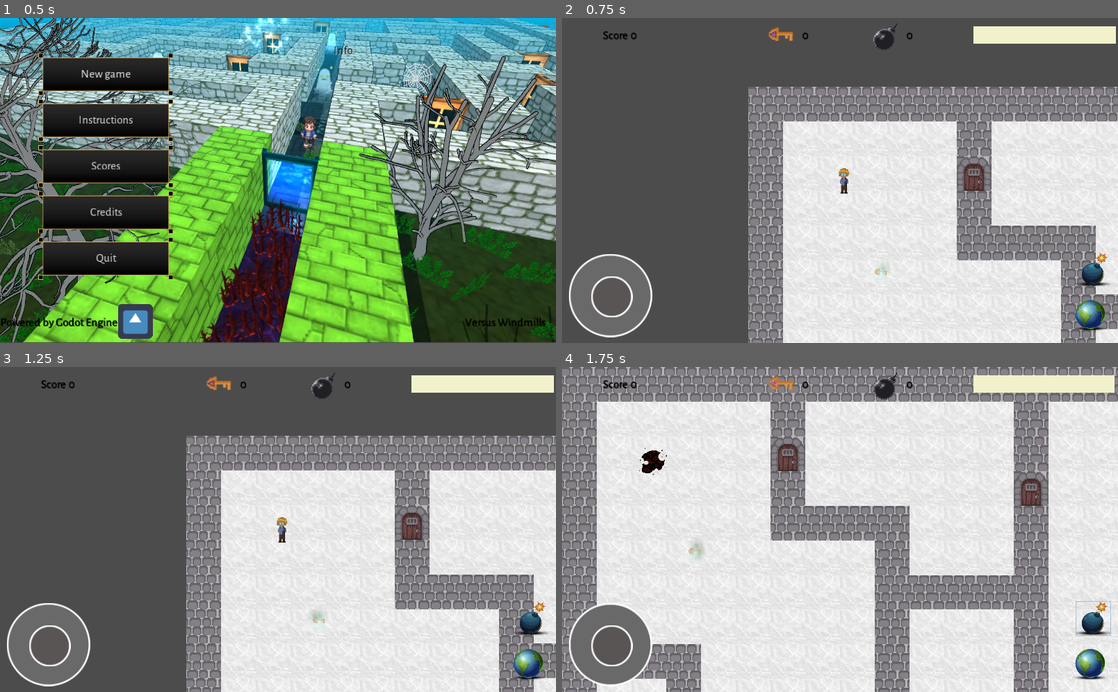
Above: before the commit, frames 1-4 (two rows, left to right).
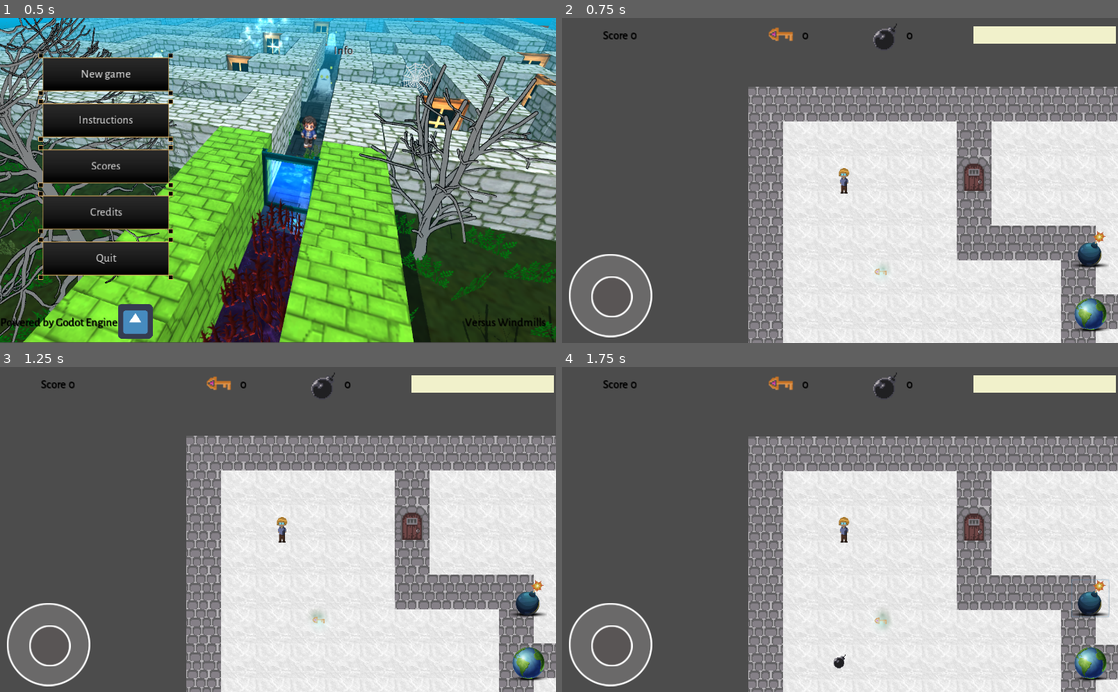
Above: after the commit, the same moments.

Repository: rogerdv/labyrinth
Game: Godot game, scene res://Scenes/main_menu.tscn
Two runs of this game, one before a commit and one after it. Both use one fixed random seed, a clock stepped at 60 frames per second and the inputs below. The engine's default icon, where the game draws it, is replaced by a stand-in: a white triangle on a blue panel in a dark square.
Inputs (mouse positions are in pixels of both pictures, inside the frame that each line leads up to; where the layout moved, square brackets give the same spot in the first picture):
- Up to frame 1 (0.5 s): no input
- Up to frame 2 (0.75 s): click "New game" at 0.5 s
- Up to frame 3 (1.25 s): no input
- Up to frame 4 (1.75 s): click (1090, 597) [1095, 617] at 1.25 s

Frame 1 is identical in both runs. In frame 2, 0.8% of the frame differs, in the area x 91-99%, y 65-97%; in frame 3, 0.8%; in frame 4, 65%, in the area x 0-100%, y 0-100%.
Error after the commit: Parse Error: Can't preload resource at path: res://UI/QuestionPanel.tscn (res://Scripts/GetCollider.gd:26)

Commit message:
Added pause menu and some UI fixes in several places

Diff:
--- a/Scenes/transition.tscn
+++ b/Scenes/transition.tscn
@@ -20,8 +20,8 @@
 anchor_bottom = 0.928
 margin_left = 46.552
 margin_top = 19.2
-margin_right = -32.576
-margin_bottom = 0.199951
+margin_right = -47.576
+margin_bottom = 0.200012
 theme = ExtResource( 2 )
 text = "tap"
 __meta__ = {
@@ -42,18 +42,20 @@
 }
 
 [node name="Label" type="Label" parent="HBoxContainer"]
-margin_top = 12.0
-margin_right = 43.0
-margin_bottom = 26.0
+margin_top = 6.0
+margin_right = 56.0
+margin_bottom = 33.0
+theme = ExtResource( 2 )
 text = "totalsc"
 align = 1
 valign = 1
 
 [node name="val" type="Label" parent="HBoxContainer"]
-margin_left = 47.0
-margin_top = 12.0
-margin_right = 51.0
-margin_bottom = 26.0
+margin_left = 60.0
+margin_top = 6.0
+margin_right = 65.0
+margin_bottom = 33.0
+theme = ExtResource( 2 )
 text = ":"
 
 [node name="TextureProgress" type="TextureProgress" parent="."]
@@ -61,9 +63,8 @@
 anchor_top = 0.695
 anchor_right = 0.661
 anchor_bottom = 0.748
-margin_left = 33.008
-margin_top = -3.05176e-05
-margin_right = -22.864
+margin_left = 42.008
+margin_right = -35.864
 margin_bottom = 0.199982
 texture_under = ExtResource( 3 )
 texture_progress = ExtResource( 4 )
--- a/Scripts/SceneInfo.gd
+++ b/Scripts/SceneInfo.gd
@@ -7,7 +7,7 @@
 var timer:float = 0
 var mapviews:int = 0
 var mapmode:bool = false
-
+var PauseMenuScene = preload("res://UI/PauseMenu.tscn")
 
 func _ready() -> void:
 	Start = get_node("../player").position
@@ -34,8 +34,8 @@
 		elif 	event.scancode == KEY_F6:
 			GameInstance.LoadGame()
 		elif event.scancode == KEY_ESCAPE:
-			GameInstance.SaveGame()
-			get_tree().change_scene("res://Scenes/main_menu.tscn")
+			GameInstance.paused = true
+			get_node("../CanvasLayer").add_child(PauseMenuScene.instance())
 		#elif event.scancode == KEY_SPACE:
 		#	get_node("../player").FireBomb()
 
@@ -59,5 +59,5 @@
 
 
 func _on_Back_pressed():
-	GameInstance.SaveGame()
-	get_tree().change_scene("res://Scenes/main_menu.tscn")
+	GameInstance.paused = true
+	get_node("../CanvasLayer").add_child(PauseMenuScene.instance())
--- a/Scripts/UI/QuestionPanel.gd
+++ b/Scripts/UI/QuestionPanel.gd
@@ -44,11 +44,14 @@
 			if mode == 1: 	# failed the question
 				# re-enable collision detection
 				get_parent().get_node("../player").ToggleCollision(false)
+				GameInstance.paused = false
 				queue_free()
 			else:
 				# ghost mode, go back to start
 				var start = get_parent().get_node("../SceneInfo").Start
 				get_parent().get_node("../player").position = start
+				get_parent().get_node("../player").ToggleCollision(false)
+				GameInstance.paused = false
 				queue_free()
 
 
@@ -80,3 +83,16 @@
 
 	GameInstance.paused = false
 	queue_free()
+
+
+func _on_UseKey_pressed() -> void:
+	if GameInstance.keys>0:
+		GameInstance.keys-=1
+		GameInstance.KeysUsed+=1
+	if mode == 1:
+			tmap.set_cell(x, y, 3)
+	else:
+		ghost.queue_free()
+	get_parent().get_node("../player").ToggleCollision(false)
+	GameInstance.paused = false
+	queue_free()
--- a/Scripts/player.gd
+++ b/Scripts/player.gd
@@ -140,4 +140,4 @@
 	b.dir = vec
 
 	get_parent().add_child(b)
-	b.position = position + vec * 20
+	b.position = position + vec * 25
--- /dev/null
+++ b/UI/PauseMenu.tscn
@@ -0,0 +1,64 @@
+[gd_scene load_steps=3 format=2]
+
+[ext_resource path="res://UI/lab_theme.tres" type="Theme" id=1]
+[ext_resource path="res://Scripts/UI/PauseMenuUI.gd" type="Script" id=2]
+
+[node name="PauseMenu" type="Control"]
+anchor_right = 1.0
+anchor_bottom = 1.0
+script = ExtResource( 2 )
+__meta__ = {
+"_edit_use_anchors_": false
+}
+
+[node name="PanelContainer" type="PanelContainer" parent="."]
+anchor_left = 0.5
+anchor_top = 0.5
+anchor_right = 0.5
+anchor_bottom = 0.5
+margin_left = -79.0
+margin_top = -41.0
+margin_right = 80.0
+margin_bottom = 46.0
+__meta__ = {
+"_edit_use_anchors_": false
+}
+
+[node name="VBoxContainer" type="VBoxContainer" parent="PanelContainer"]
+margin_left = 7.0
+margin_top = 7.0
+margin_right = 152.0
+margin_bottom = 80.0
+custom_constants/separation = 2
+
+[node name="Label" type="Label" parent="PanelContainer/VBoxContainer"]
+margin_right = 145.0
+margin_bottom = 51.0
+size_flags_horizontal = 3
+size_flags_vertical = 3
+theme = ExtResource( 1 )
+text = "confirm_exit"
+align = 1
+valign = 1
+
+[node name="HBoxContainer" type="HBoxContainer" parent="PanelContainer/VBoxContainer"]
+margin_top = 53.0
+margin_right = 145.0
+margin_bottom = 73.0
+size_flags_horizontal = 3
+custom_constants/separation = 3
+
+[node name="yes" type="Button" parent="PanelContainer/VBoxContainer/HBoxContainer"]
+margin_right = 71.0
+margin_bottom = 20.0
+size_flags_horizontal = 3
+text = "yes"
+
+[node name="no" type="Button" parent="PanelContainer/VBoxContainer/HBoxContainer"]
+margin_left = 74.0
+margin_right = 145.0
+margin_bottom = 20.0
+size_flags_horizontal = 3
+text = "no"
+[connection signal="pressed" from="PanelContainer/VBoxContainer/HBoxContainer/yes" to="." method="_on_yes_pressed"]
+[connection signal="pressed" from="PanelContainer/VBoxContainer/HBoxContainer/no" to="." method="_on_no_pressed"]
--- a/UI/QuestionPanel.tscn
+++ b/UI/QuestionPanel.tscn
@@ -1,12 +1,14 @@
-[gd_scene load_steps=9 format=2]
+[gd_scene load_steps=14 format=2]
 
 [ext_resource path="res://Images/panel.png" type="Texture" id=1]
 [ext_resource path="res://Scripts/UI/focus_control.gd" type="Script" id=2]
 [ext_resource path="res://Scripts/UI/QuestionPanel.gd" type="Script" id=3]
 [ext_resource path="res://UI/buttonstyle_normal.tres" type="StyleBox" id=4]
 [ext_resource path="res://UI/buttonstyle_pressed.tres" type="StyleBox" id=5]
-[ext_resource path="res://UI/ale_dynamicfont.tres" type="DynamicFont" id=6]
+[ext_resource path="res://UI/ale-regular-med.tres" type="DynamicFont" id=6]
 [ext_resource path="res://UI/lab_theme.tres" type="Theme" id=7]
+[ext_resource path="res://Images/Key.png" type="Texture" id=8]
+[ext_resource path="res://Scripts/UI/UseKeyButton.gd" type="Script" id=9]
 
 [sub_resource type="StyleBoxTexture" id=1]
 texture = ExtResource( 1 )
@@ -15,6 +17,12 @@
 margin_right = 48.5476
 margin_top = 49.4539
 margin_bottom = 54.8179
+
+[sub_resource type="StyleBoxFlat" id=2]
+
+[sub_resource type="StyleBoxFlat" id=3]
+
+[sub_resource type="StyleBoxFlat" id=4]
 
 [node name="Control" type="Control"]
 anchor_right = 1.0
@@ -29,10 +37,10 @@
 anchor_top = 0.5
 anchor_right = 0.5
 anchor_bottom = 0.5
-margin_left = -291.5
-margin_top = -212.5
-margin_right = 291.5
-margin_bottom = 212.5
+margin_left = -333.0
+margin_top = -258.0
+margin_right = 337.0
+margin_bottom = 263.0
 custom_styles/panel = SubResource( 1 )
 __meta__ = {
 "_edit_use_anchors_": false
@@ -41,40 +49,37 @@
 [node name="VBoxContainer" type="VBoxContainer" parent="PanelContainer"]
 margin_left = 47.6454
 margin_top = 49.4539
-margin_right = 534.452
-margin_bottom = 370.182
+margin_right = 621.452
+margin_bottom = 466.182
 size_flags_horizontal = 3
 size_flags_vertical = 3
 custom_constants/separation = 4
 
 [node name="question" type="Label" parent="PanelContainer/VBoxContainer"]
-margin_right = 486.0
-margin_bottom = 35.0
+margin_right = 573.0
+margin_bottom = 62.0
 rect_min_size = Vector2( 485, 30 )
 size_flags_horizontal = 3
 size_flags_vertical = 3
+theme = ExtResource( 7 )
 custom_fonts/font = ExtResource( 6 )
+custom_colors/font_color = Color( 0.968627, 0.933333, 0.933333, 1 )
 text = "AAAA Here goes the very long question text BBB???"
 autowrap = true
 
 [node name="topic" type="Label" parent="PanelContainer/VBoxContainer"]
-margin_top = 39.0
-margin_right = 486.0
-margin_bottom = 74.0
-rect_min_size = Vector2( 200, 25 )
+margin_top = 66.0
+margin_right = 573.0
+margin_bottom = 81.0
+rect_min_size = Vector2( 200, 15 )
 size_flags_horizontal = 3
-size_flags_vertical = 3
+size_flags_vertical = 1
 text = "topic"
 
-[node name="Label" type="Label" parent="PanelContainer/VBoxContainer"]
-margin_top = 78.0
-margin_right = 486.0
-margin_bottom = 92.0
-
 [node name="a1" type="Button" parent="PanelContainer/VBoxContainer"]
-margin_top = 96.0
-margin_right = 486.0
-margin_bottom = 139.458
+margin_top = 85.0
+margin_right = 573.0
+margin_bottom = 148.0
 rect_min_size = Vector2( 400, 35 )
 focus_neighbour_top = NodePath("../a4")
 focus_neighbour_bottom = NodePath("../a2")
@@ -87,9 +92,9 @@
 script = ExtResource( 2 )
 
 [node name="a2" type="Button" parent="PanelContainer/VBoxContainer"]
-margin_top = 143.0
-margin_right = 486.0
-margin_bottom = 186.458
+margin_top = 152.0
+margin_right = 573.0
+margin_bottom = 214.0
 rect_min_size = Vector2( 400, 35 )
 focus_neighbour_top = NodePath("../a1")
 focus_neighbour_bottom = NodePath("../a3")
@@ -101,9 +106,9 @@
 custom_styles/normal = ExtResource( 4 )
 
 [node name="a3" type="Button" parent="PanelContainer/VBoxContainer"]
-margin_top = 190.0
-margin_right = 486.0
-margin_bottom = 233.458
+margin_top = 218.0
+margin_right = 573.0
+margin_bottom = 281.0
 rect_min_size = Vector2( 400, 35 )
 focus_neighbour_top = NodePath("../a2")
 focus_neighbour_bottom = NodePath("../a4")
@@ -115,9 +120,9 @@
 custom_styles/normal = ExtResource( 4 )
 
 [node name="a4" type="Button" parent="PanelContainer/VBoxContainer"]
-margin_top = 237.0
-margin_right = 486.0
-margin_bottom = 280.458
+margin_top = 285.0
+margin_right = 573.0
+margin_bottom = 347.0
 rect_min_size = Vector2( 400, 35 )
 focus_neighbour_top = NodePath("../a3")
 focus_neighbour_bottom = NodePath("../a1")
@@ -129,16 +134,33 @@
 custom_styles/normal = ExtResource( 4 )
 
 [node name="HBoxContainer" type="HBoxContainer" parent="PanelContainer/VBoxContainer"]
-margin_top = 284.0
-margin_right = 486.0
-margin_bottom = 320.0
+margin_top = 351.0
+margin_right = 573.0
+margin_bottom = 415.0
 size_flags_horizontal = 3
-size_flags_vertical = 3
+custom_constants/separation = 10
 
 [node name="time" type="Label" parent="PanelContainer/VBoxContainer/HBoxContainer"]
-margin_top = 11.0
-margin_bottom = 25.0
+margin_top = 16.0
+margin_right = 11.0
+margin_bottom = 48.0
+theme = ExtResource( 7 )
+custom_fonts/font = ExtResource( 6 )
+custom_colors/font_color = Color( 0.94902, 0.913725, 0.913725, 1 )
+text = "7"
+valign = 1
+
+[node name="UseKey" type="Button" parent="PanelContainer/VBoxContainer/HBoxContainer"]
+margin_left = 21.0
+margin_right = 85.0
+margin_bottom = 64.0
+custom_styles/hover = SubResource( 2 )
+custom_styles/pressed = SubResource( 3 )
+custom_styles/normal = SubResource( 4 )
+icon = ExtResource( 8 )
+script = ExtResource( 9 )
 [connection signal="pressed" from="PanelContainer/VBoxContainer/a1" to="." method="AnswerPressed" binds= [ 0 ]]
 [connection signal="pressed" from="PanelContainer/VBoxContainer/a2" to="." method="AnswerPressed" binds= [ 1 ]]
 [connection signal="pressed" from="PanelContainer/VBoxContainer/a3" to="." method="AnswerPressed" binds= [ 2 ]]
 [connection signal="pressed" from="PanelContainer/VBoxContainer/a4" to="." method="AnswerPressed" binds= [ 3 ]]
+[connection signal="pressed" from="PanelContainer/VBoxContainer/HBoxContainer/UseKey" to="." method="_on_UseKey_pressed"]
--- a/UI/UI.tscn
+++ b/UI/UI.tscn
@@ -52,14 +52,15 @@
 }
 
 [node name="Fire" type="Button" parent="."]
-anchor_left = 0.908
-anchor_top = 0.704
-anchor_right = 0.983
-anchor_bottom = 0.826
-margin_left = 13.2079
-margin_top = 9.59998
-margin_right = 1.40796
-margin_bottom = 0.399994
+anchor_left = 1.0
+anchor_top = 1.0
+anchor_right = 1.0
+anchor_bottom = 1.0
+margin_left = -88.9999
+margin_top = -207.838
+margin_right = -24.9999
+margin_bottom = -137.838
+rect_min_size = Vector2( 70, 0 )
 custom_styles/hover = SubResource( 1 )
 custom_styles/pressed = SubResource( 2 )
 custom_styles/normal = SubResource( 3 )
@@ -68,14 +69,14 @@
 }
 
 [node name="Map" type="Button" parent="."]
-anchor_left = 0.902
-anchor_top = 0.704
-anchor_right = 0.983
-anchor_bottom = 0.964
-margin_left = 13.465
-margin_top = 91.8652
-margin_right = -4.479
-margin_bottom = -0.134766
+anchor_left = 1.0
+anchor_top = 1.0
+anchor_right = 1.0
+anchor_bottom = 1.0
+margin_left = -88.9999
+margin_top = -89.643
+margin_right = -18.9999
+margin_bottom = -19.6429
 custom_styles/hover = SubResource( 4 )
 custom_styles/pressed = SubResource( 5 )
 custom_styles/normal = SubResource( 6 )
--- a/UI/text.csv
+++ b/UI/text.csv
@@ -18,3 +18,6 @@
 program, Programación: Roger Durañona Vargas, Programmer: Roger Durañona Vargas
 artist,"Gráficos: Yoendris Isaac Sierra, Ana Elena Pérez","Graphics: Yoendris Isaac Sierra, Ana Elena Pérez"
 back_menu,Menú principal,Main menu
+confirm_exit,Desea abandonar?,Do you want to quit?
+yes,Sí,Yes
+no,No,No
Not shown: 1 places in Scenes/main_menu.tscn that only renumber resources
Binary file changed: UI/text.en.translation
Binary file changed: UI/text.es.translation
